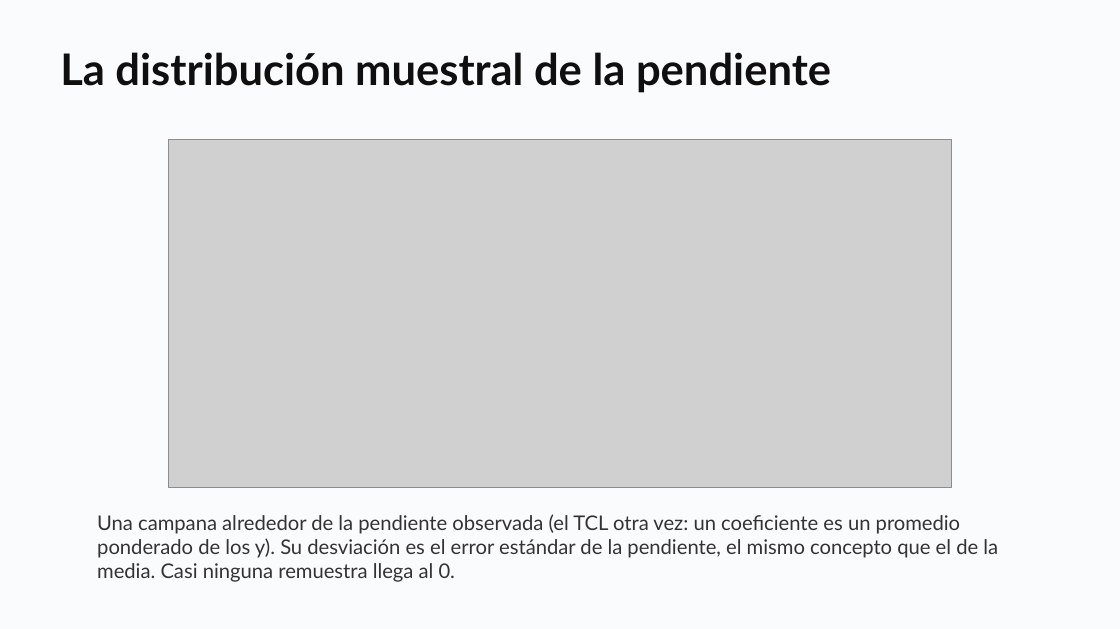
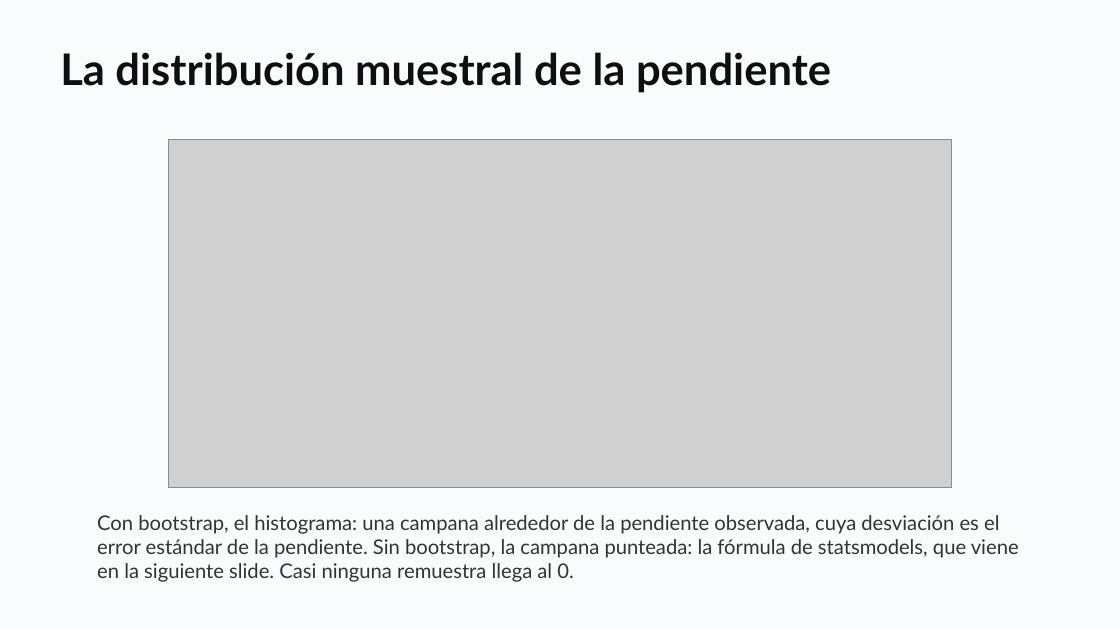
Before and after one commit to daniopitz/diplomado-cdd, a slide deck: slide 24 of presentaciones/clase05_probabilidad_inferencia.pptx (slide 23 before the commit). Drawn at 1120x629 pixels with LibreOffice and Linux fonts; fonts in the diff are those of the drawing; grey boxes stand for pictures. Boxes give left, top, right and bottom in pixels: in the first picture for what was removed or moved away, otherwise in the second. Text is boxed around its words. In the diff, an @@ line names an element or a change of style, - is before the commit and + after.

```diff
--- a/presentaciones/clase05_probabilidad_inferencia.pptx
+++ b/presentaciones/clase05_probabilidad_inferencia.pptx
@@ text at bbox=[97, 515, 1019, 582]: text changed @@
-Una campana alrededor de la pendiente observada (el TCL otra vez: un coeficiente es un promedio ponderado de los y). Su desviación es el error estándar de la pendiente, el mismo concepto que el de la media. Casi ninguna remuestra llega al 0.
+Con bootstrap, el histograma: una campana alrededor de la pendiente observada, cuya desviación es el error estándar de la pendiente. Sin bootstrap, la campana punteada: la fórmula de statsmodels, que viene en la siguiente slide. Casi ninguna remuestra llega al 0.
```
Also in this commit, not shown: 1 slide added, 3 other files.
